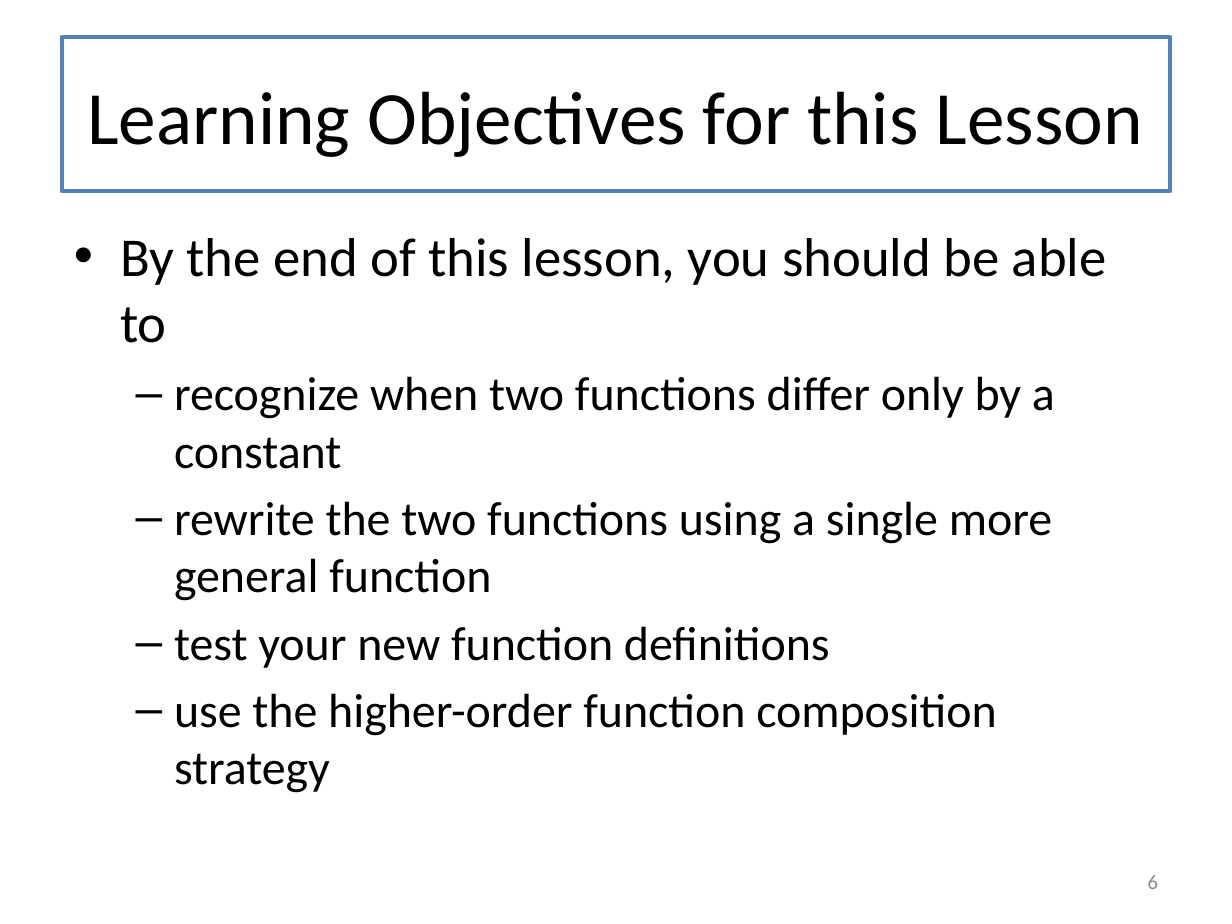
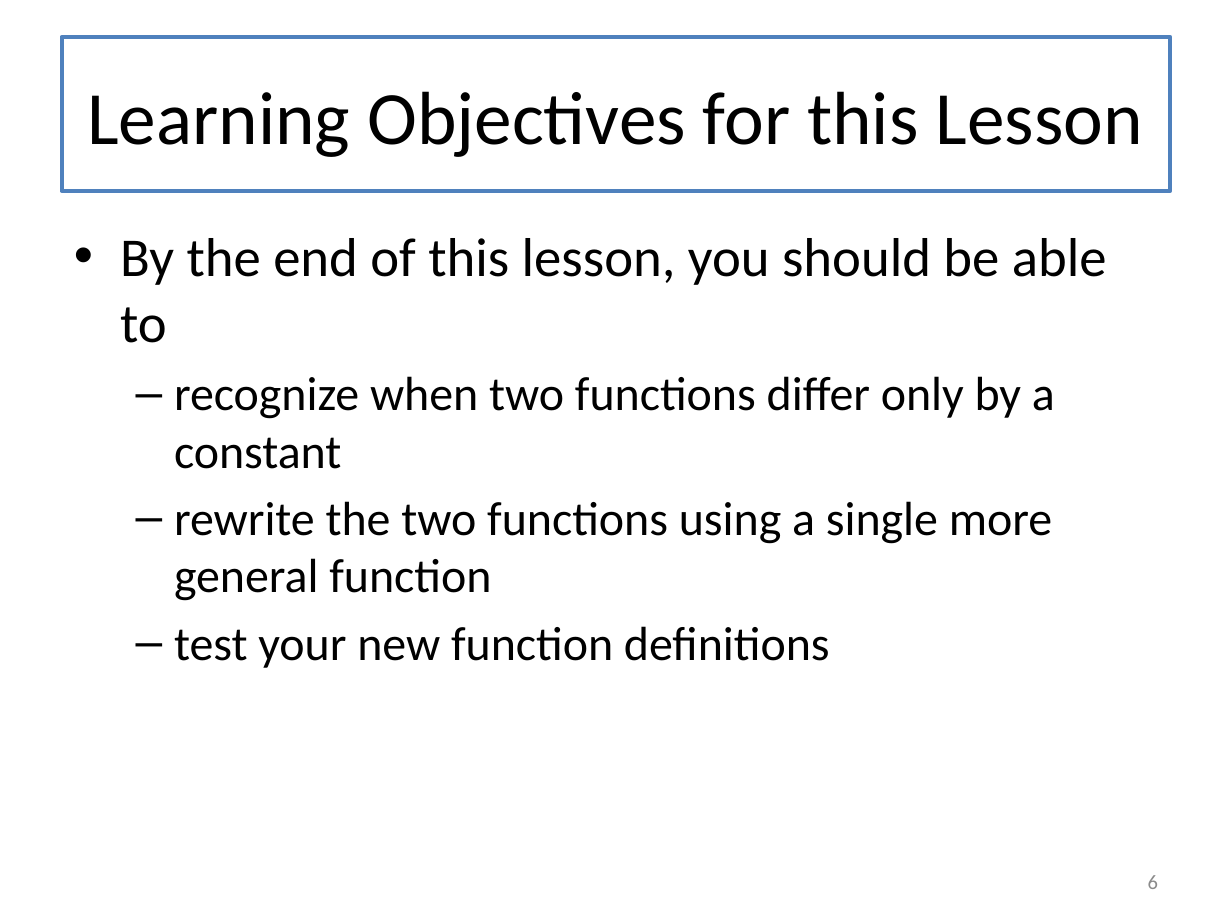
Before and after one commit to mwand/cs5010f16, a slide deck: slide 6 of Slides/Lesson 5.1 Generalizing Similar Functions.pptx. Drawn at 1232x924 pixels with LibreOffice and Linux fonts; fonts in the diff are those of the drawing. Boxes give left, top, right and bottom in pixels: in the first picture for what was removed or moved away, otherwise in the second. Text is boxed around its words. In the diff, an @@ line names an element or a change of style, - is before the commit and + after.

```diff
--- a/Slides/Lesson 5.1 Generalizing Similar Functions.pptx
+++ b/Slides/Lesson 5.1 Generalizing Similar Functions.pptx
@@ text at (x1=174, y1=693, x2=996, y2=793): paragraph removed @@
-  – use the higher-order function composition strategy
```
Also in this commit, not shown: 2 other slides changed, 12 other files.
